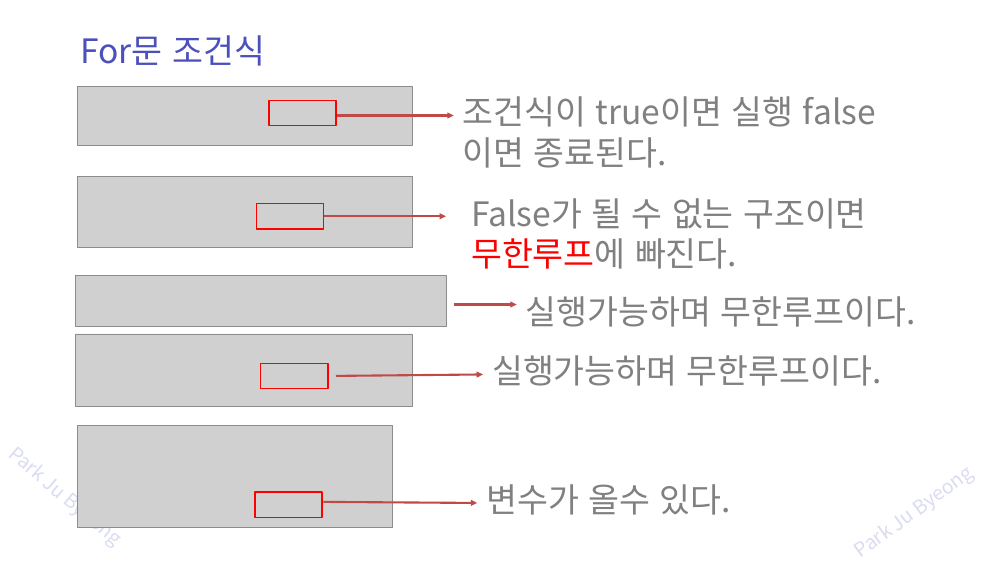
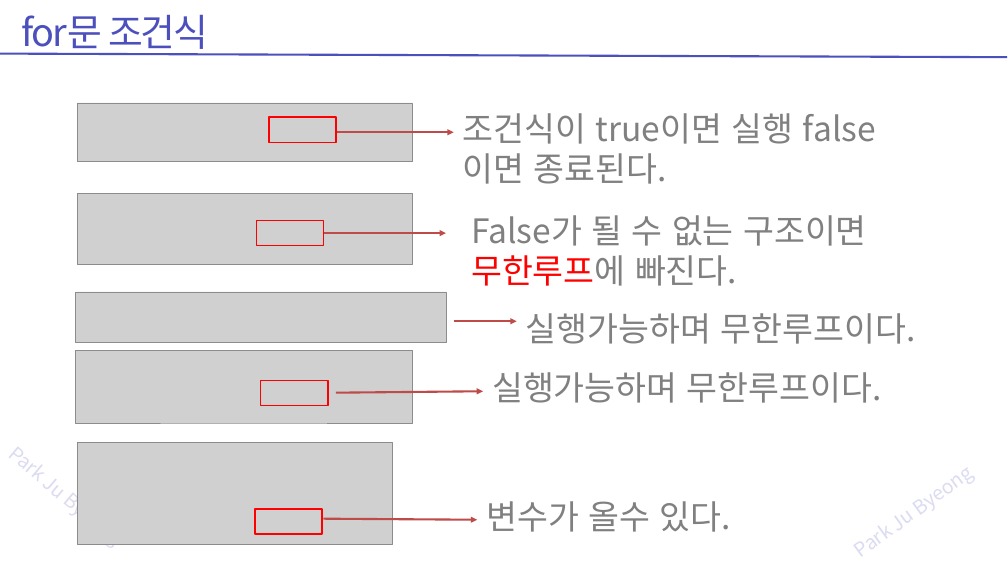
Before and after one commit to zest132/JavaLecture, a slide deck: slide 16 of JavaLecture/LectureFile/java 4강 반복문.pptx. Drawn at 1008x567 pixels with LibreOffice and Linux fonts; fonts in the diff are those of the drawing; grey boxes stand for pictures. Boxes give left, top, right and bottom in pixels: in the first picture for what was removed or moved away, otherwise in the second. Text is boxed around its words. In the diff, an @@ line names an element or a change of style, - is before the commit and + after.

```diff
--- a/JavaLecture/LectureFile/java 4강 반복문.pptx
+++ b/JavaLecture/LectureFile/java 4강 반복문.pptx
@@ text at (x1=22, y1=14, x2=208, y2=56): text changed; size 48 to 54 pt @@
-For문 조건식
+for문 조건식
@@ line added from (1007, 57) to (0, 53), #4C50BC 3 pt @@
@@ arrow moved from (454, 304) - (517, 304) to (454, 322) - (517, 322) @@
@@ rectangle moved from (x1=261, y1=363, x2=328, y2=389) to (x1=261, y1=381, x2=328, y2=406) @@
@@ 5 pictures, 5 texts, 4 arrows, 3 rectangles moved together from (x1=75, y1=86, x2=916, y2=528) to (x1=75, y1=103, x2=916, y2=544) @@
```
Also in this commit, not shown: 39 other slides changed, 10 slides added, 5 slides removed, 3 other files.
